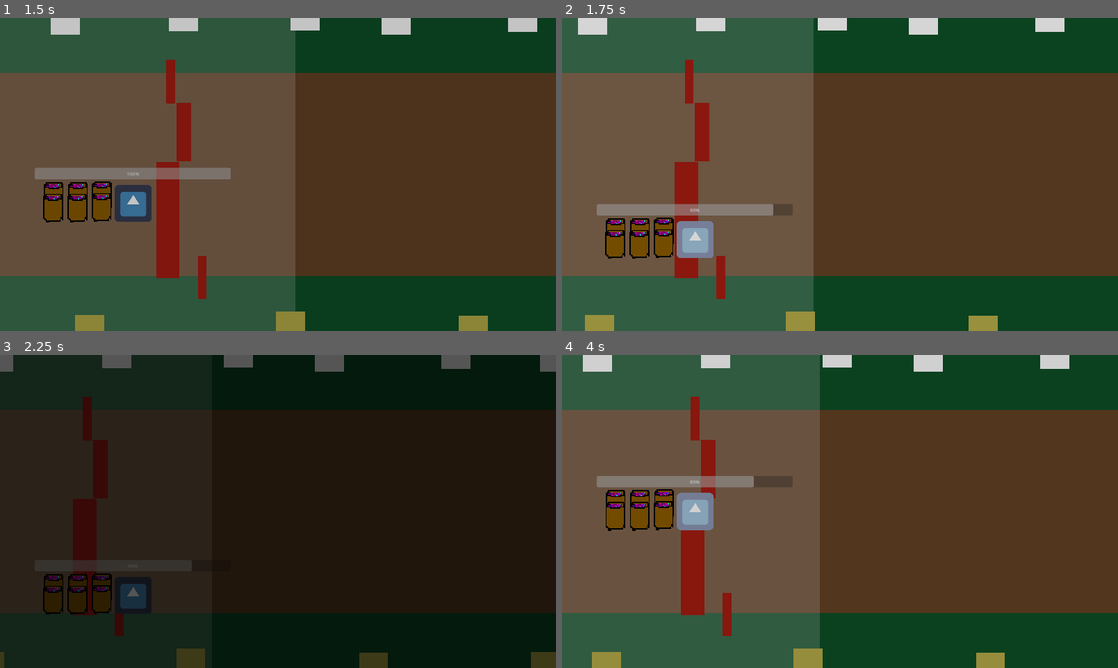
Above: before the commit, frames 1-4 (two rows, left to right).
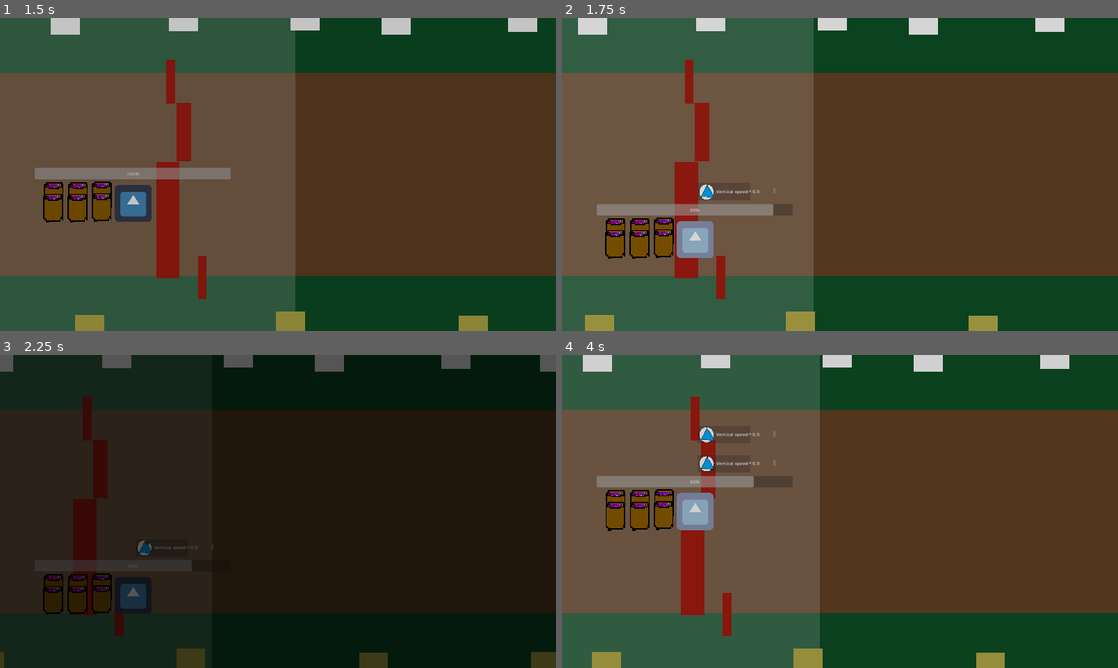
Above: after the commit, the same moments.

Repository: hsandt/ld53
Game: Godot game, scene res://scenes/main_menu_scene.tscn
The game is run twice, just before and just after one commit, with the same random seed, the same clock (stepped at 60 frames per second) and the same inputs. The engine's default icon, where the game draws it, is replaced by a stand-in: a white triangle on a blue panel in a dark square.
Inputs (mouse positions are in pixels of both pictures, inside the frame that each line leads up to):
- Up to frame 1 (1.5 s): tap Enter (ui_accept) at 0.5, 0.77 s; move the mouse to (400, 158) at 0.52 s; hold Right (ui_right) 0.53-1.28 s; hold M (app_next_resolution) 0.53-1.28 s; click (400, 158) at 0.67 s; move the mouse to (166, 190) at 1.27 s; hold S (down) from 1.28 s (still down); tap N (app_prev_resolution) at 1.35 s
- Up to frame 2 (1.75 s): keep holding S (down); tap Enter (ui_accept) at 1.52 s
- Up to frame 3 (2.25 s): move the mouse to (333, 442) at 2.02 s; release S (down) at 2.03 s; hold Right (ui_right) from 2.03 s (still down); hold M (app_next_resolution) from 2.03 s (still down)
- Up to frame 4 (4 s): release Right (ui_right) at 2.75 s; release M (app_next_resolution) at 2.75 s; click "Replay" at 2.75 s; move the mouse to (812, 574) at 3.52 s; hold Up (ui_up) from 3.53 s (still down); tap N (app_prev_resolution) at 3.6 s; click (812, 574) at 3.67 s; tap Enter (ui_accept) at 3.77 s

Frame 1 is identical in both runs. In frame 2, 0.2% of the frame differs, in the area x 24-39%, y 52-59%; in frame 3, 0.1%; in frame 4, 0.4%, in the area x 24-39%, y 22-38%.
Error before the commit: Parse Error: Function "_ready" has the same name as a previously declared function. (res://scripts/buffs/buff.gd:14)

Commit message:
fix double ready merge commit

Diff:
--- a/scripts/buffs/buff.gd
+++ b/scripts/buffs/buff.gd
@@ -10,8 +10,6 @@
 	if modifier.lucky == null and modifier.worsen == null:
 		# no further modifier, no button
 		spark_button.hide()
-
-func _ready():
 	$label.text=modifier.description
 	if(len(modifier.icon_path)>1):
 		$icon.texture=load("res://sprites/buff_icons/"+modifier.icon_path)
